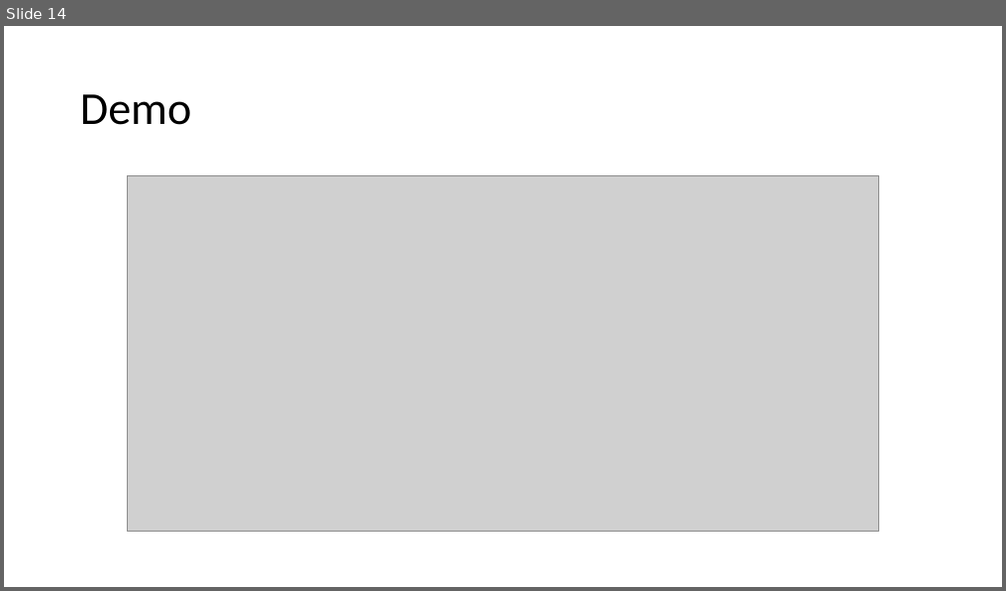
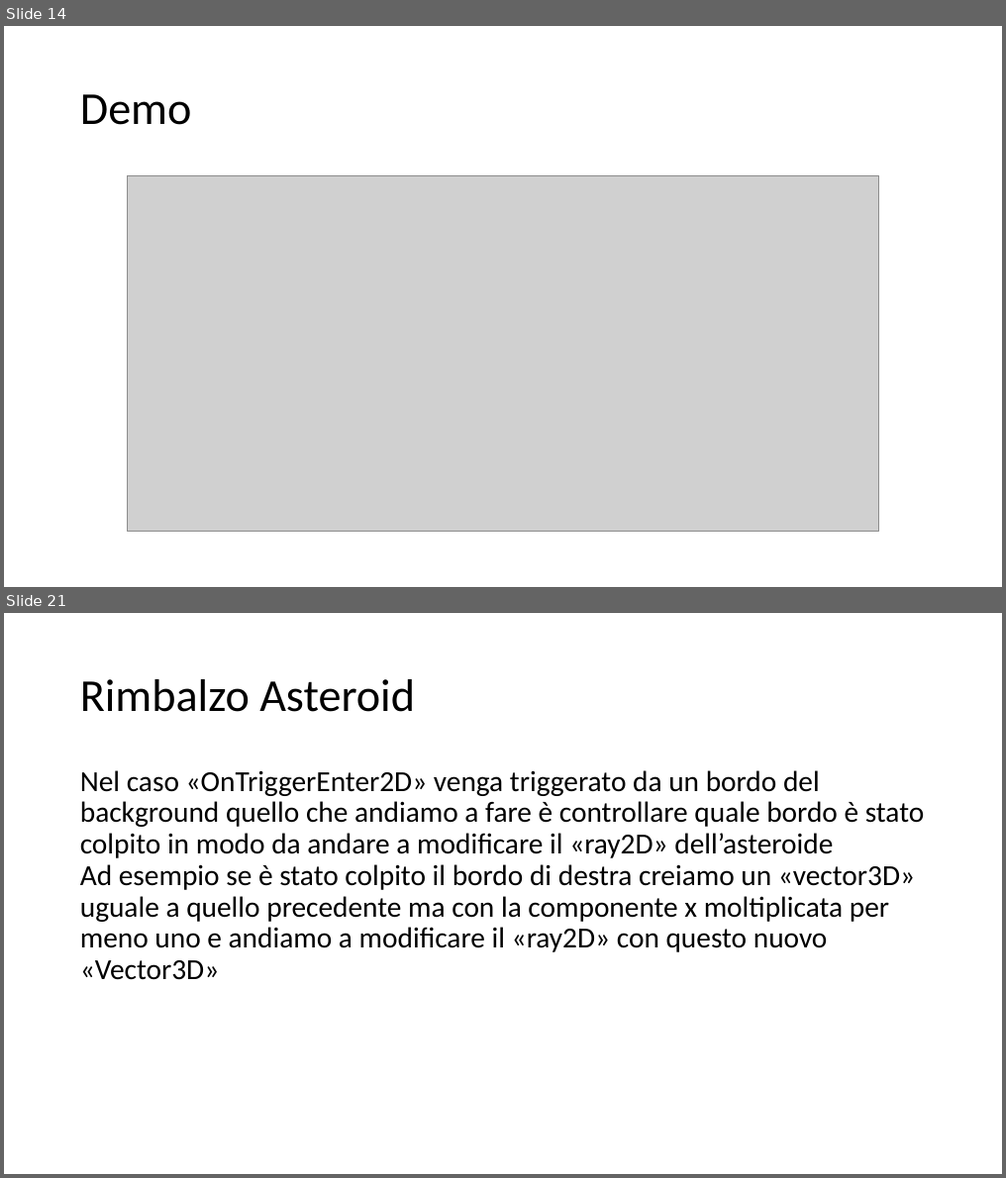
Before and after one commit to Lucio8493/Don-tDie, a slide deck: Progetto sistemi.pptx. Shown one above the other, each under a label of ours: slide 14 before the commit, slides 14 and 21 after it; the slides between them are not shown. The pictures are 1006x591 and 1006x1178 pixels, drawn with LibreOffice and Linux fonts; fonts in the diff are those of the drawing; grey boxes stand for pictures. Boxes give left, top, right and bottom in pixels: in the first picture for what was removed or moved away, otherwise in the second. Text is boxed around its words. In the diff, an @@ line names an element or a change of style, - is before the commit and + after.

```diff
--- a/Progetto sistemi.pptx
+++ b/Progetto sistemi.pptx
@@ slide 21 added at [4, 613, 1002, 1174], background #FFFFFF @@
@@ title added at [80, 679, 415, 712], 44 pt, text #000000 @@
+Rimbalzo Asteroid
@@ text added at [80, 770, 925, 980], 28 pt, text #000000 @@
+Nel caso «OnTriggerEnter2D» venga triggerato da un bordo del background quello che andiamo a fare è controllare quale bordo è stato colpito in modo da andare a modificare il «ray2D» dell’asteroide
+Ad esempio se è stato colpito il bordo di destra creiamo un «vector3D» uguale a quello precedente ma con la componente x moltiplicata per meno uno e andiamo a modificare il «ray2D» con questo nuovo «Vector3D»
```
Also in this commit, not shown: 11 slides changed, 9 other slides added, 5 other files.
